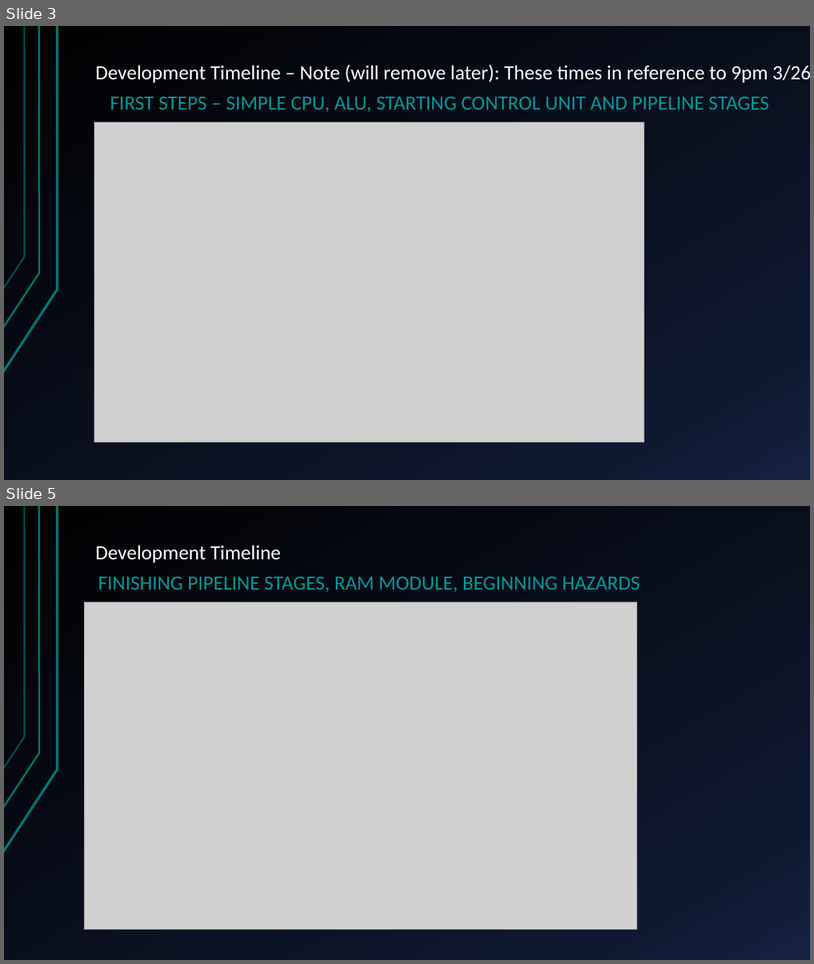
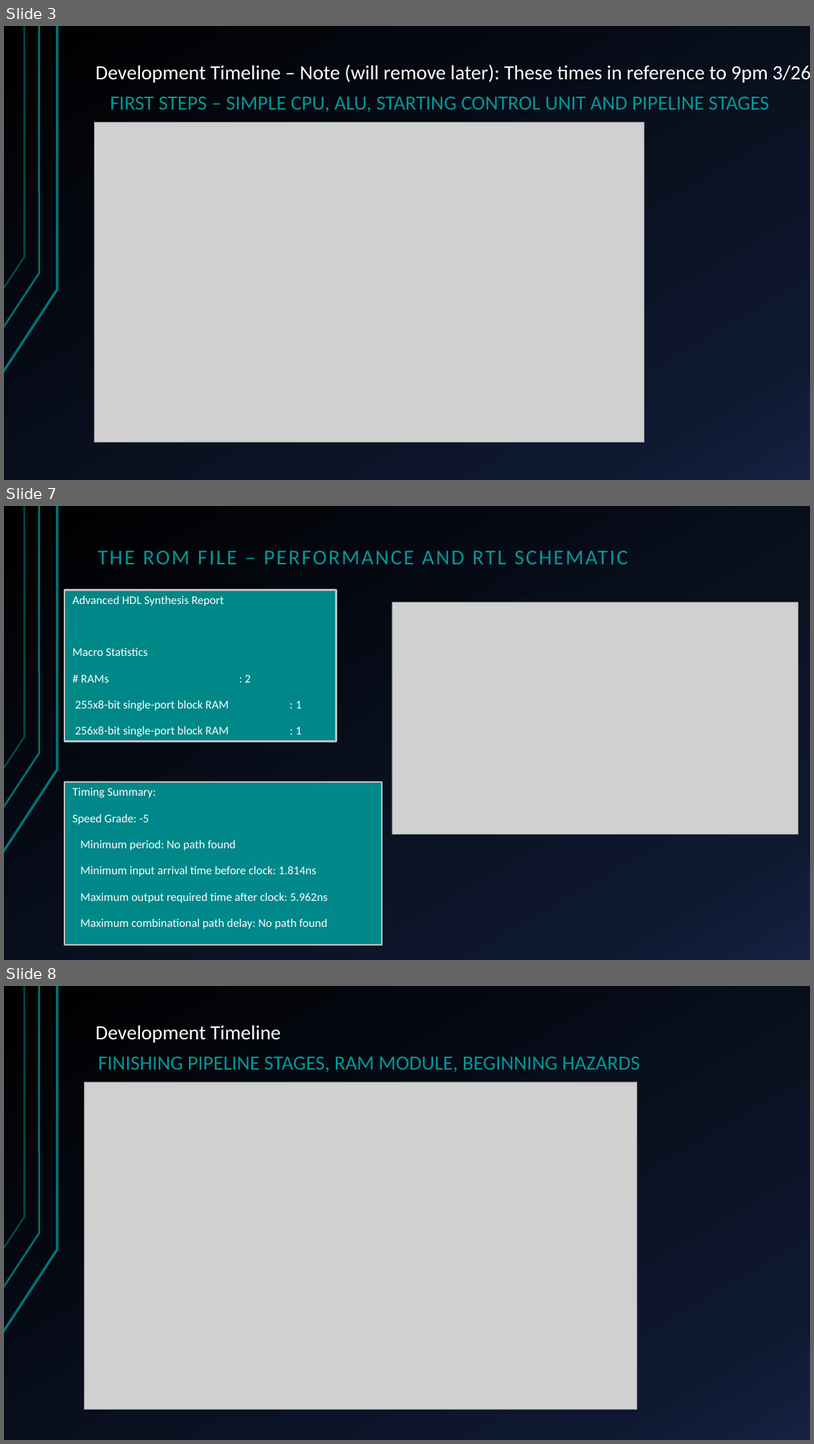
Before and after one commit to HansSanitizer/CENG-450-Project, a slide deck: Documentation/Long-Mann 16-Bit RISC Processor.pptx. Shown one above the other, each under a label of ours: slides 3 and 5 before the commit, slides 3, 7 and 8 after it; the slides between them are not shown. The pictures are 814x964 and 814x1444 pixels, drawn with LibreOffice and Linux fonts; fonts in the diff are those of the drawing; grey boxes stand for pictures. Boxes give left, top, right and bottom in pixels: in the first picture for what was removed or moved away, otherwise in the second. Text is boxed around its words. In the diff, an @@ line names an element or a change of style, - is before the commit and + after.

```diff
--- a/Documentation/Long-Mann 16-Bit RISC Processor.pptx
+++ b/Documentation/Long-Mann 16-Bit RISC Processor.pptx
@@ slide 7 added at bbox=[4, 506, 810, 960], background gradient #000000 to #0F1931 to #142242; not listed: 3 template elements that a slide beside it also shows @@
@@ title added at bbox=[98, 551, 628, 564], 25.2 pt, text #009999 @@
+THE ROM FILE – PERFORMANCE AND RTL SCHEMATIC
@@ rectangle added at bbox=[64, 590, 336, 741], fill #009999 at 88% opacity, outline #C0C0C0 2 pt, 14 pt, text #FFFFFF @@
+Advanced HDL Synthesis Report
+Macro Statistics
+# RAMs : 2
+255x8-bit single-port block RAM : 1
+256x8-bit single-port block RAM : 1
@@ picture added at bbox=[392, 602, 798, 834] @@
@@ rectangle added at bbox=[64, 782, 382, 944], fill #009999 at 88% opacity, outline #C0C0C0 2 pt, 14 pt, text #FFFFFF @@
+Timing Summary:
+Speed Grade: -5
+Minimum period: No path found
+Minimum input arrival time before clock: 1.814ns
+Maximum output required time after clock: 5.962ns
+Maximum combinational path delay: No path found
@@ what was slide 5 is now slide 8 @@
```
Also in this commit, not shown: 4 slides changed, 13 other slides added, 1 slide removed.
